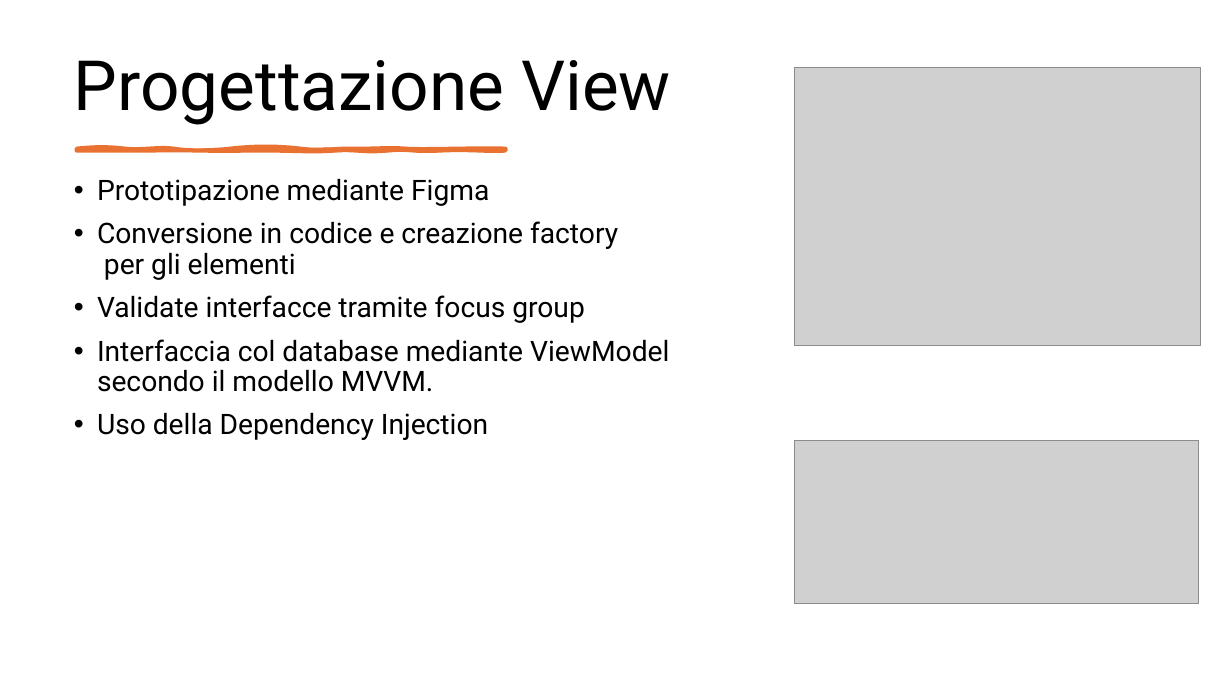
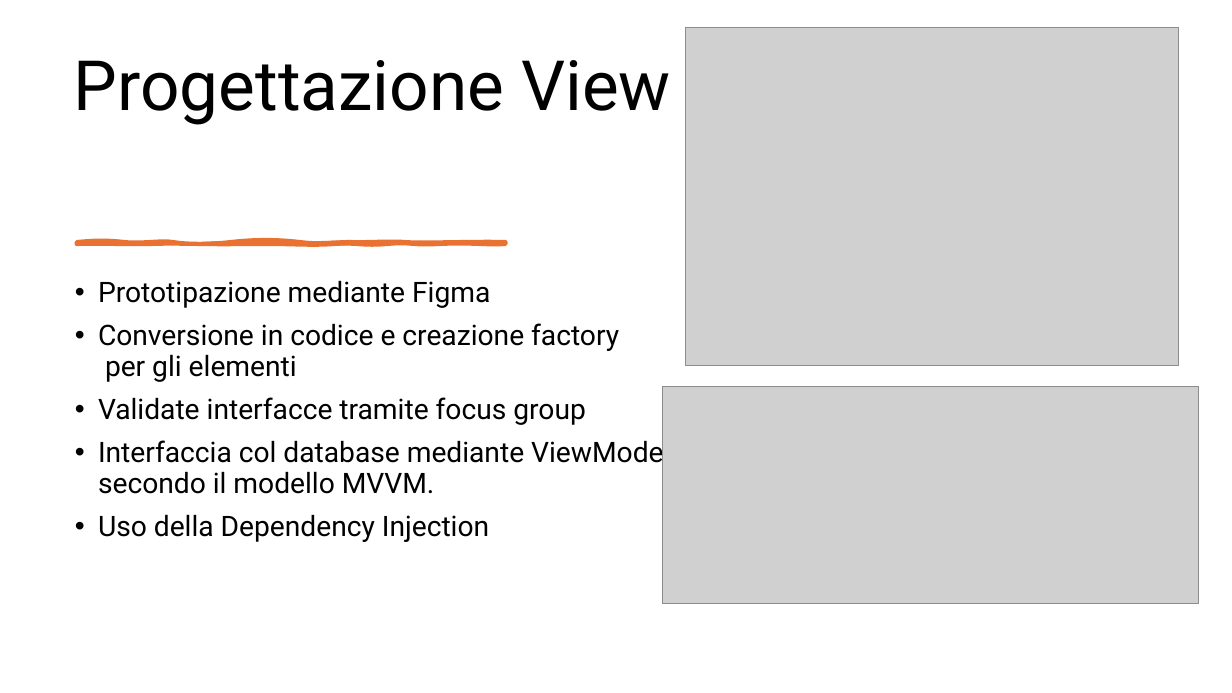
Before and after one commit to Cav95/Tesi_Triennale, a slide deck: slide 10 of Slide/Configuratore di prodotto per le vendite.pptx. Drawn at 1232x693 pixels with LibreOffice and Linux fonts; fonts in the diff are those of the drawing; grey boxes stand for pictures. Boxes give left, top, right and bottom in pixels: in the first picture for what was removed or moved away, otherwise in the second. Text is boxed around its words. In the diff, an @@ line names an element or a change of style, - is before the commit and + after.

```diff
--- a/Slide/Configuratore di prodotto per le vendite.pptx
+++ b/Slide/Configuratore di prodotto per le vendite.pptx
@@ picture: place and size @@
-picture at bbox=[795, 67, 1201, 346]
+picture at bbox=[686, 28, 1178, 365]
@@ freeform shape: place and size @@
-freeform shape at bbox=[77, 149, 506, 151]
+freeform shape at bbox=[77, 242, 506, 244]
@@ text "Prototipazione mediante Figma": place and size @@
-text "Prototipazione mediante Figma" at bbox=[97, 178, 669, 440]
+text "Prototipazione mediante Figma" at bbox=[98, 280, 670, 542]
@@ picture: place and size @@
-picture at bbox=[795, 441, 1199, 604]
+picture at bbox=[663, 387, 1199, 604]
```
Also in this commit, not shown: 9 other slides changed, 1 other file.
